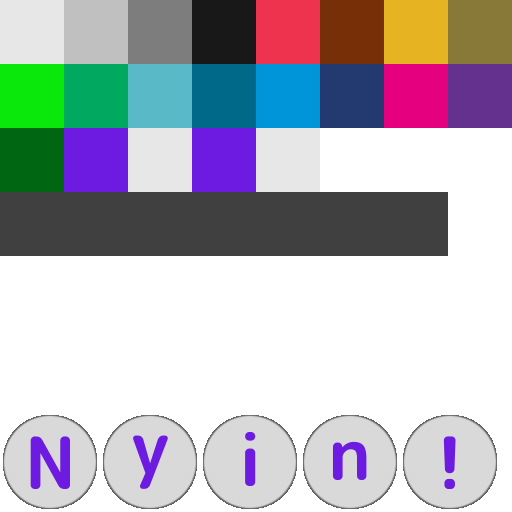
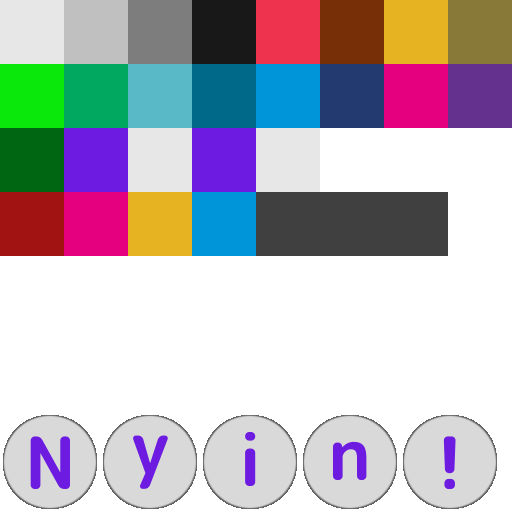
Comparing the layer stacks of the two 512×512 images. Changes:
painted on "main-uv" over 0, 192, 256, 256
